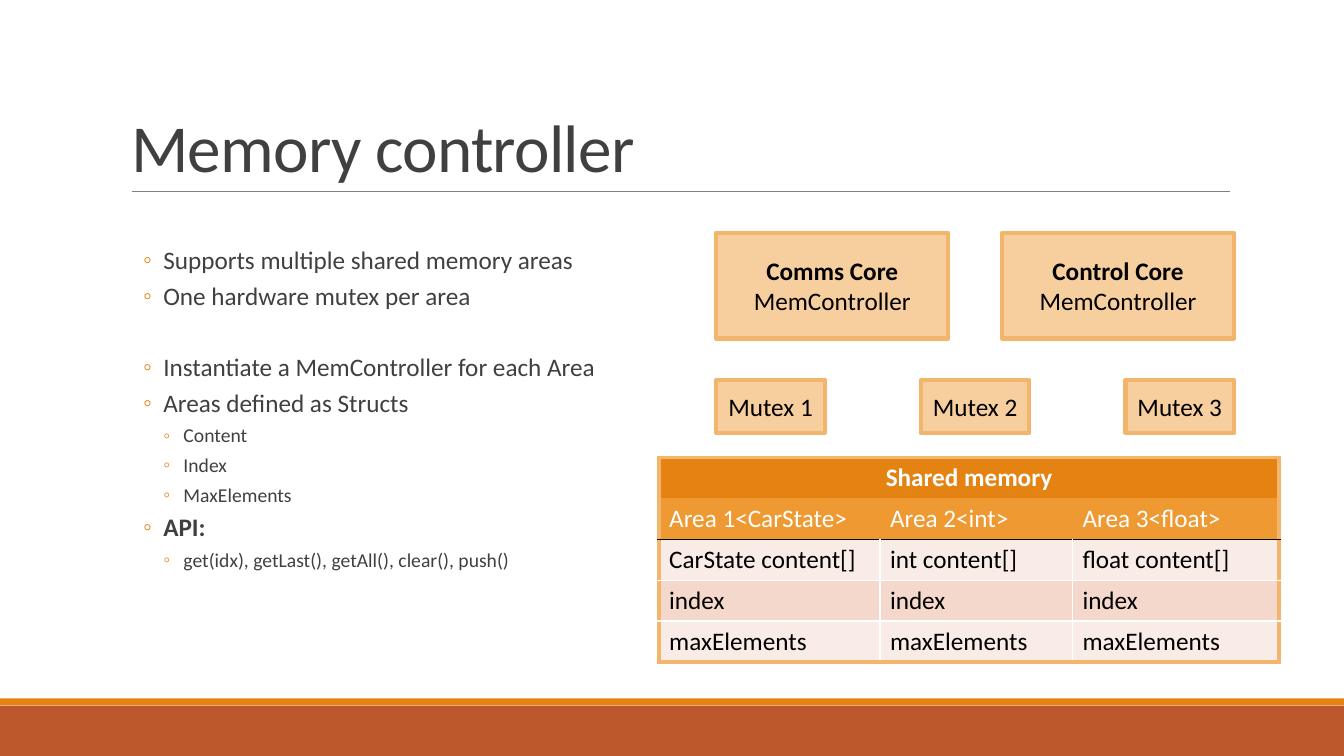
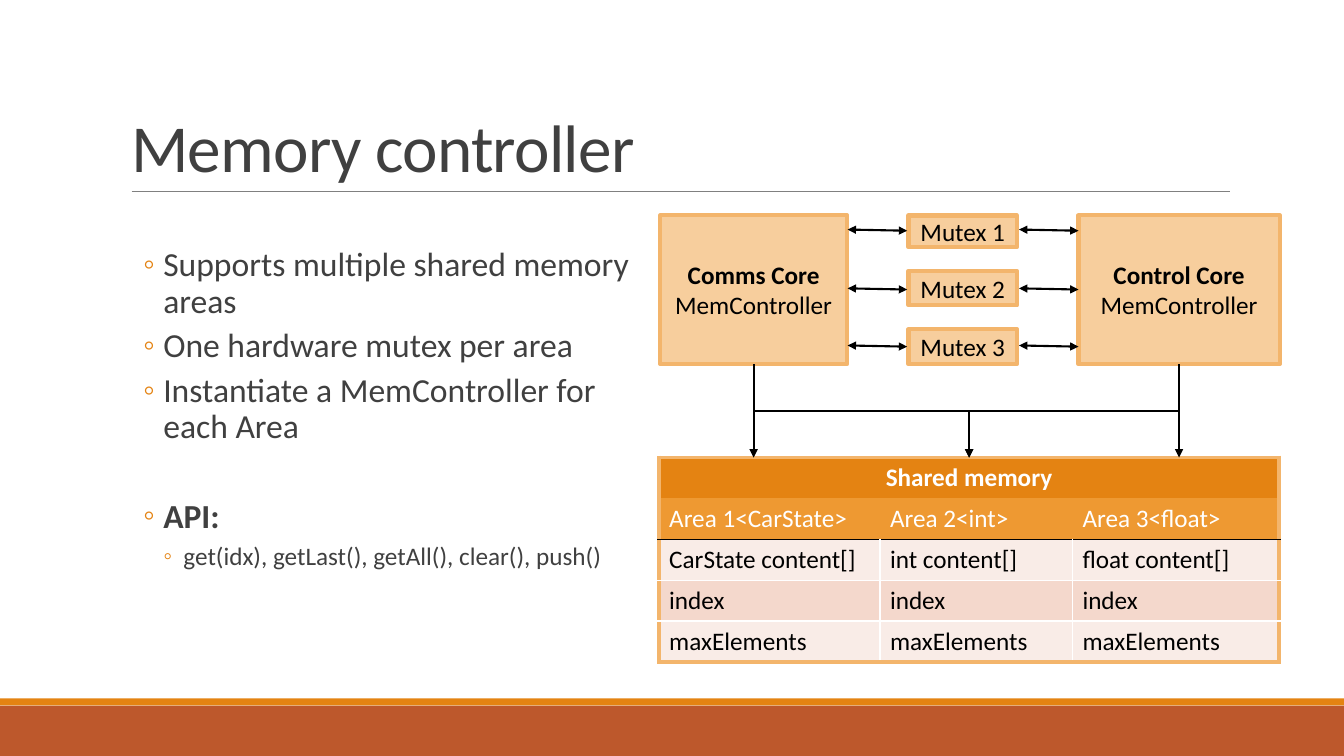
Before and after one commit to fjanssen/Car2X, a slide deck: slide 15 of doc/FinalPresentation.pptx. Drawn at 1344x756 pixels with LibreOffice and Linux fonts; fonts in the diff are those of the drawing. Boxes give left, top, right and bottom in pixels: in the first picture for what was removed or moved away, otherwise in the second. Text is boxed around its words. In the diff, an @@ line names an element or a change of style, - is before the commit and + after.

```diff
--- a/doc/FinalPresentation.pptx
+++ b/doc/FinalPresentation.pptx
@@ rounded rectangle "Comms Core": place and size @@
-rounded rectangle "Comms Core" at (717,233,949,339)
+rounded rectangle "Comms Core" at (660,216,847,365)
@@ double arrow added from (848, 230) to (907, 231), #000000 1.5 pt @@
@@ rounded rectangle "Mutex 1": place and size @@
-rounded rectangle "Mutex 1" at (717,380,826,434)
+rounded rectangle "Mutex 1" at (908,216,1017,247)
@@ double arrow added from (1019, 230) to (1079, 231), #000000 1.5 pt @@
@@ rounded rectangle "Control Core MemController": place and size @@
-rounded rectangle "Control Core MemController" at (1002,233,1234,339)
+rounded rectangle "Control Core MemController" at (1079,216,1280,365)
@@ text "Supports multiple shared memory areas" at (163,252,629,570): size 18 to 24 pt in "Supports multiple shared memory areas", "One hardware mutex per area", "Instantiate a MemController for each Area", "API:"; size 14 to 18 pt in "get(idx), getLast(), getAll(), clear(), push()" @@
@@ double arrow added from (848, 288) to (907, 289), #000000 1.5 pt @@
@@ rounded rectangle "Mutex 2": place and size @@
-rounded rectangle "Mutex 2" at (922,380,1030,434)
+rounded rectangle "Mutex 2" at (908,271,1017,306)
@@ double arrow added from (1019, 288) to (1079, 289), #000000 1.5 pt @@
@@ double arrow added from (848, 346) to (907, 347), #000000 1.5 pt @@
@@ rounded rectangle "Mutex 3": place and size @@
-rounded rectangle "Mutex 3" at (1126,380,1235,434)
+rounded rectangle "Mutex 3" at (908,330,1017,365)
@@ double arrow added from (1019, 346) to (1079, 347), #000000 1.5 pt @@
@@ arrow added from (754, 364) to (754, 458), #000000 1.5 pt @@
@@ elbow arrow added from (754, 364) to (969, 458), #000000 1.5 pt @@
@@ elbow arrow added from (1180, 364) to (969, 458), #000000 1.25 pt @@
@@ arrow added from (1180, 364) to (1180, 458), #000000 1.5 pt @@
@@ text at (163,394,409,502): paragraphs removed @@
-  ◦ Areas defined as Structs
-    ◦ Content
-    ◦ Index
-    ◦ MaxElements
```
Also in this commit, not shown: 5 other slides changed, 2 slides added, 2 slides removed, 1 other file.
